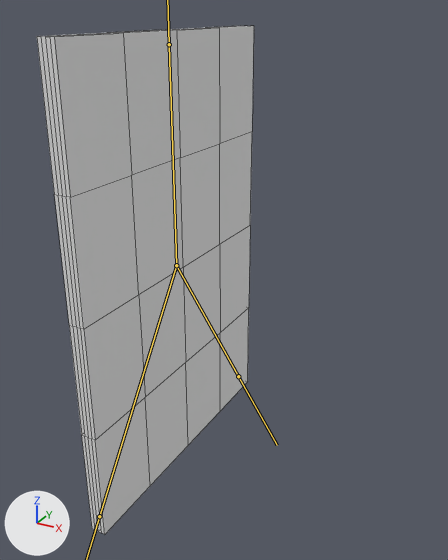
A saved change to the FBX model gamejame2017/Assets/Characters/paper.fbx.
The view is the same before and after, from a 50 mm camera at (3.76, -5.68, 2.79) aimed at (0.74, -0.18, 0.04). Arrows for +X, +Y and +Z are at lower left; the lights stay in place. The bones that bend it are drawn over the model as lines. Mesh edges are drawn as thin lines.
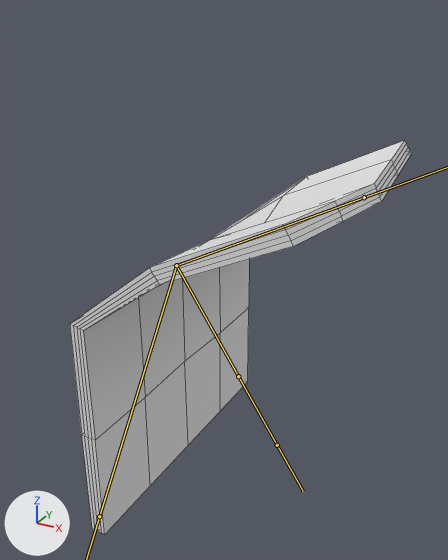
The newer file adds an action. The first version stands in its rest pose; the second is drawn at frame 4 of the action 'Armature|Parry'.

Changed parts and their boxes (x1, y1, x2, y2) in the pictures (448 x 560 px):
'Cube', posed (57% wider, 23% shorter): before (37, 26, 254, 534); after (70, 141, 411, 534)
bone 'Head', root to tip: before (176, 265) to (169, 44); after (176, 265) to (364, 197)

The change in detail:
Bone 'Head' (bone_head) turns from (0, 0, 0) to (0, 0, -62) degrees about its own x, y and z.
